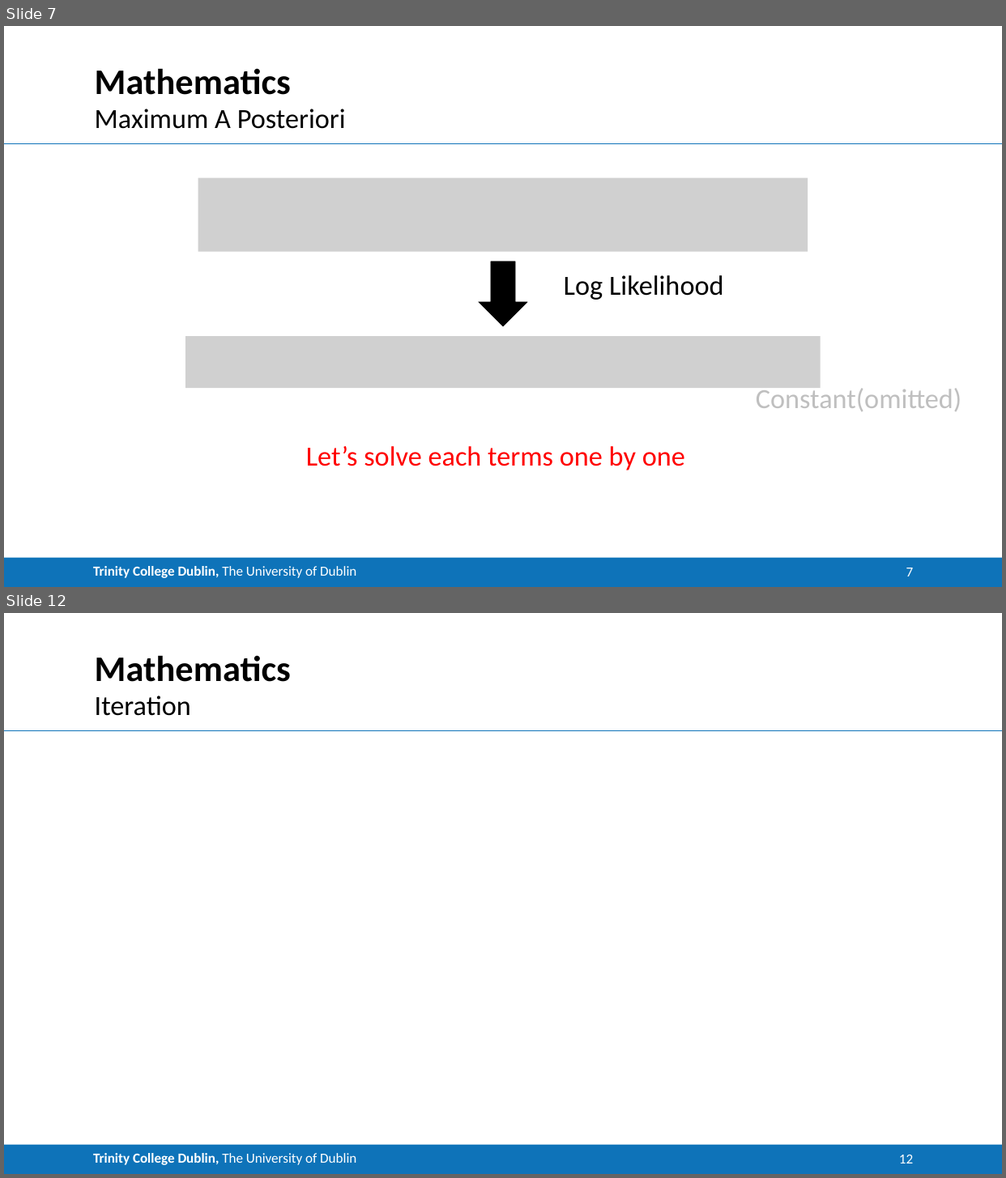
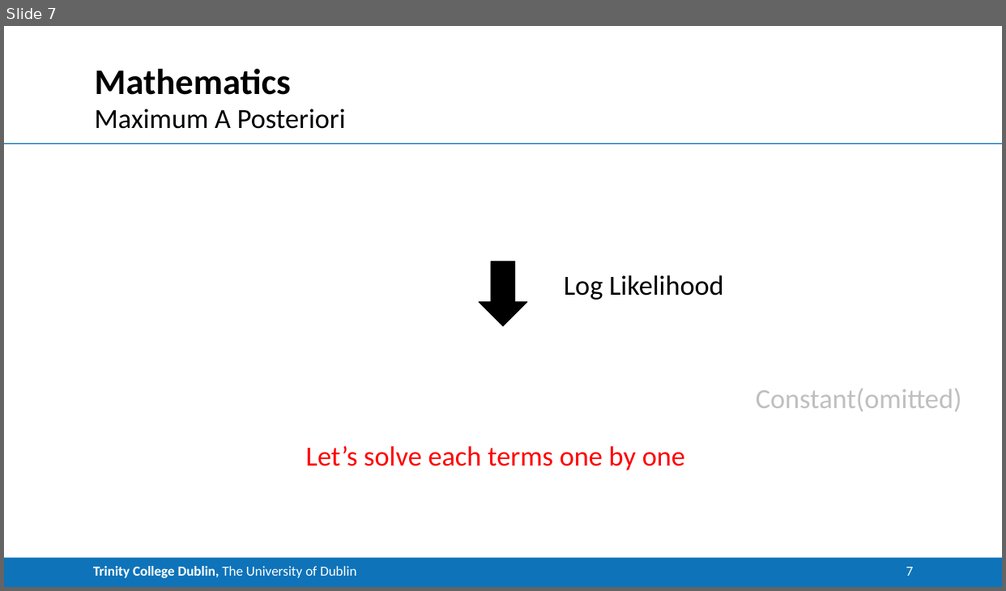
Before and after one commit to CNStanLee/CM_Matting, a slide deck: 002Matlab Project/Project.pptx. Shown one above the other, each under a label of ours: slides 7 and 12 before the commit, slide 7 after it; the slides between them are not shown. The pictures are 1006x1178 and 1006x591 pixels, drawn with LibreOffice and Linux fonts; fonts in the diff are those of the drawing; grey boxes stand for pictures. Boxes give left, top, right and bottom in pixels: in the first picture for what was removed or moved away, otherwise in the second. Text is boxed around its words. In the diff, an @@ line names an element or a change of style, - is before the commit and + after.

```diff
--- a/002Matlab Project/Project.pptx
+++ b/002Matlab Project/Project.pptx
@@ slide 12 removed at (4,613,1002,1174), background #FFFFFF; not listed: 2 template elements that a slide beside it also shows @@
@@ title removed at (95,655,291,682) @@
-Mathematics
@@ text removed at (95,696,191,716) @@
-Iteration
@@ page number removed at (899,1155,913,1164) @@
-12
@@ slide 7 changed as well @@
@@ picture removed at (198,177,808,251) @@
@@ picture removed at (185,336,820,388) @@
```
Also in this commit, not shown: 6 other slides changed, 7 slides added, 3 other slides removed.
